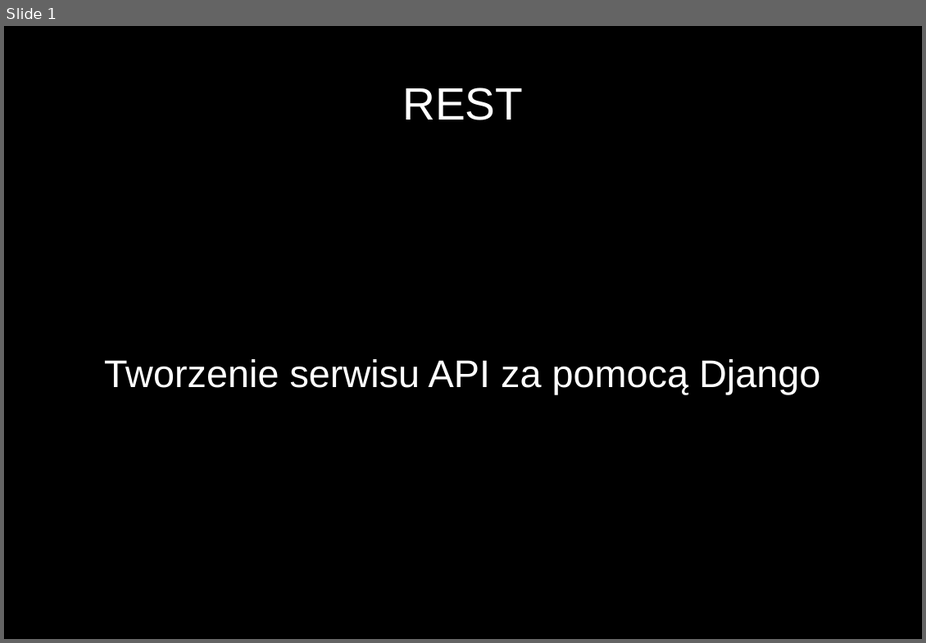
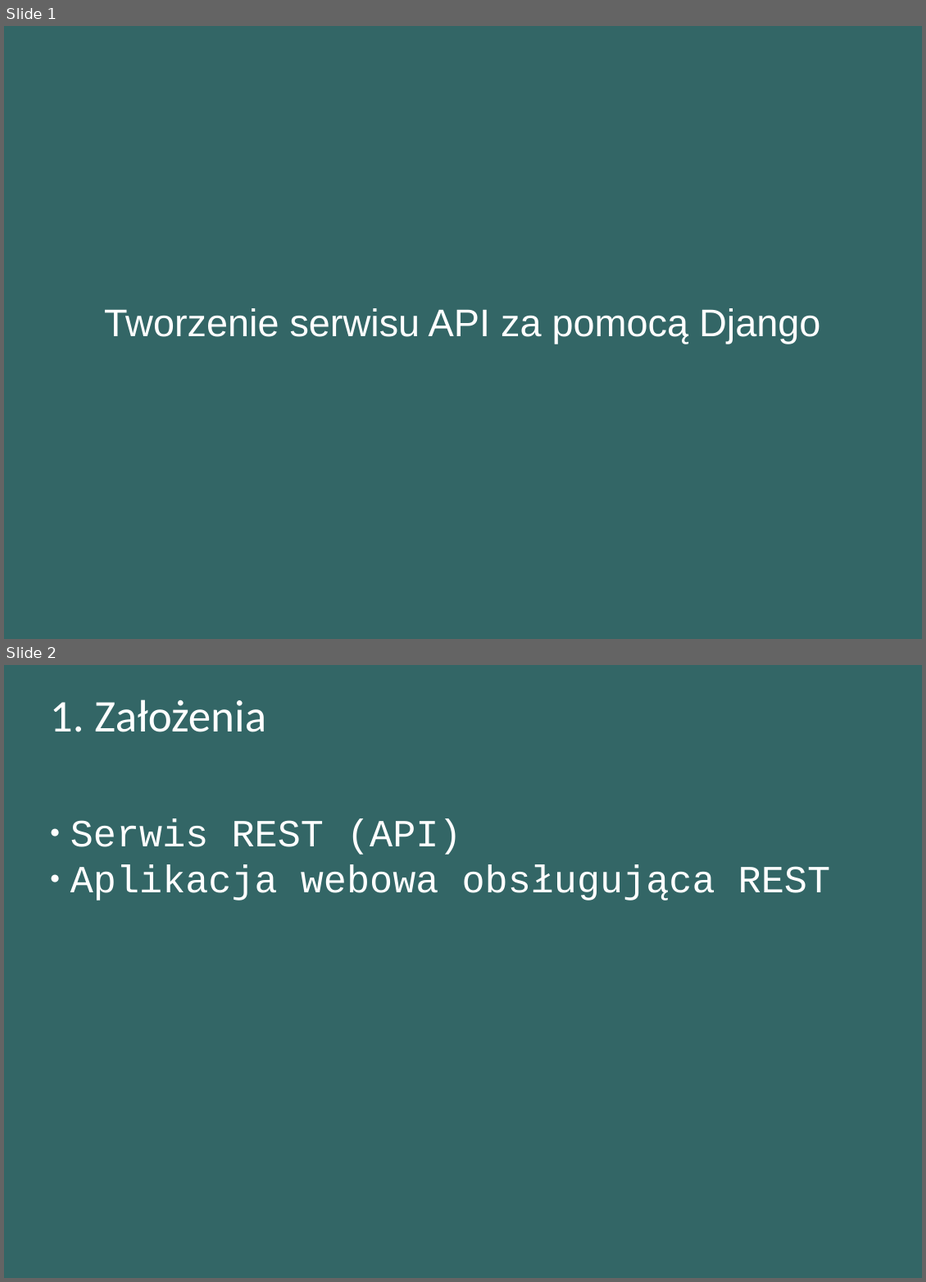
Before and after one commit to matulik/reinyzagam, a slide deck: Docs/presentation.odp. Shown one above the other, each under a label of ours: slide 1 before the commit, slides 1 and 2 after it. The pictures are 926x643 and 926x1282 pixels, drawn with LibreOffice and Linux fonts; fonts in the diff are those of the drawing. Boxes give left, top, right and bottom in pixels: in the first picture for what was removed or moved away, otherwise in the second. Text is boxed around its words. In the diff, an @@ line names an element or a change of style, - is before the commit and + after.

Commit message:
Base Django project added

```diff
--- a/Docs/presentation.odp
+++ b/Docs/presentation.odp
@@ slide 2 added at [4, 665, 922, 1278], background #336666 @@
@@ title added at [50, 699, 266, 732], 37.7 pt, text #FFFFFF @@
+1. Założenia
@@ subtitle added at [70, 819, 831, 900], 32 pt, text #FFFFFF @@
+● Serwis REST (API)
+● Aplikacja webowa obsługująca REST
@@ slide 1 changed as well @@
@@ background #000000 to #336666 @@
@@ title removed at [403, 87, 523, 120] @@
-REST
@@ subtitle "Tworzenie serwisu API za pomocą ...": place and size @@
-subtitle "Tworzenie serwisu API za pomocą ..." at [104, 359, 821, 394]
+subtitle "Tworzenie serwisu API za pomocą ..." at [104, 308, 821, 343]
```
Also in this commit, not shown: 5 other slides added, 5 other files.
